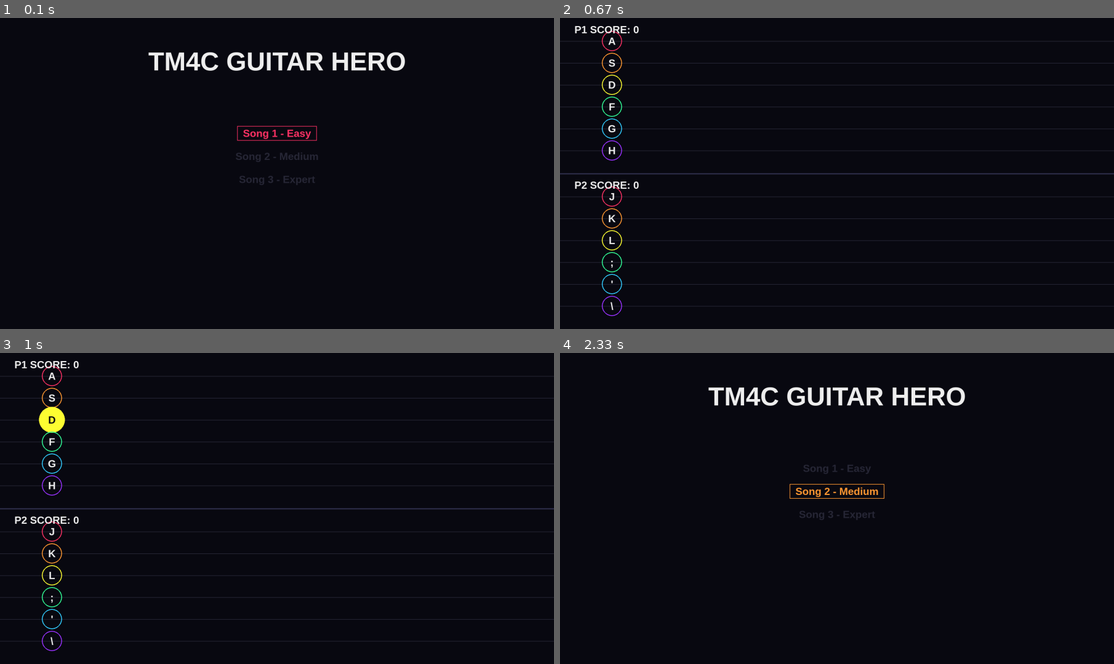
Above: before the commit, frames 1-4 (two rows, left to right).
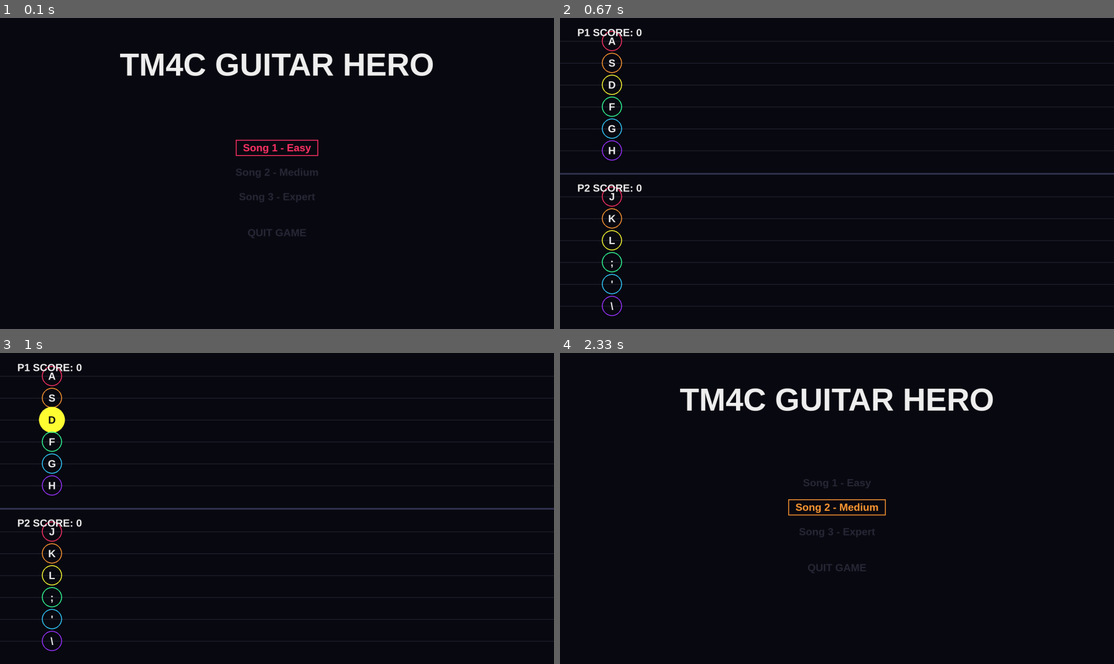
Above: after the commit, the same moments.

Repository: TimillaZ/Guitar_Hero_PYGAME
Game: pygame game, started from GuitarHero.py
Two runs of this game, one before a commit and one after it. Both use one fixed random seed, a clock stepped at 60 frames per second and the inputs below.
Inputs:
- Up to frame 1 (0.1 s): no input
- Up to frame 2 (0.67 s): tap Enter at 0.33 s
- Up to frame 3 (1 s): hold Up from 0.67 s (still down); hold D from 0.67 s (still down)
- Up to frame 4 (2.33 s): release Up at 1.13 s; release D at 1.13 s; tap Esc at 1.17 s; hold Q 1.5-1.97 s; hold Down 1.5-1.97 s; hold Down from 2 s (still down)

The runs differ from the first frame. In frame 1, 3.3% of the frame differs, in the area x 21-79%, y 10-71%; in frame 2, 0.9%; in frame 3, 0.9%; in frame 4, 3.4%.

Commit message:
Base Game Again

Diff:
--- a/GuitarHero.py
+++ b/GuitarHero.py
@@ -45,12 +45,12 @@
         if self.x < -100: self.active = False
 
     def draw(self, surface):
-        pygame.draw.circle(surface, self.color, (int(self.x), int(self.y)), 35, 4) # Outer ring
-        pygame.draw.circle(surface, self.color, (int(self.x), int(self.y)), 28)    # Solid fill
-        pygame.draw.circle(surface, BG_COLOR, (int(self.x), int(self.y)), 12)     # Inner core
+        pygame.draw.circle(surface, self.color, (int(self.x), int(self.y)), 35, 4)
+        pygame.draw.circle(surface, self.color, (int(self.x), int(self.y)), 28)
+        pygame.draw.circle(surface, BG_COLOR, (int(self.x), int(self.y)), 12)
 
 class Player:
-    def __init__(self, name, keys, key_names, y_offset):
+    def __init__(self, name, keys, key_names):
         self.name = name
         self.keys = keys
         self.key_names = key_names
@@ -74,7 +74,6 @@
             pygame.draw.line(self.surface, GRAY, (0, y), (WIDTH, y), 2)
             is_down = any(pressed[k] for k, v in self.keys.items() if v == i)
 
-            # Target nodes
             rad = 45 if is_down else 35
             width = 0 if is_down else 3
             pygame.draw.circle(self.surface, STRING_COLORS[i], (HIT_X, y), rad, width)
@@ -93,12 +92,12 @@
         self.screen = pygame.display.set_mode((WIDTH, HEIGHT), pygame.FULLSCREEN)
         self.clock = pygame.time.Clock()
         self.font_main = pygame.font.SysFont("trebuchetms", 36, bold=True)
-        self.font_title = pygame.font.SysFont("trebuchetms", 90, bold=True)
+        self.font_title = pygame.font.SysFont("trebuchetms", 110, bold=True)
 
         self.state = "MENU"
-        self.selected_song_idx = 0
-        self.p1 = Player("PLAYER 1", P1_KEYS, ["A","S","D","F","G","H"], 0)
-        self.p2 = Player("PLAYER 2", P2_KEYS, ["J","K","L",";","'","\\"], HALF_HEIGHT)
+        self.menu_index = 0  # 0-2 are songs, 3 is Quit
+        self.p1 = Player("PLAYER 1", P1_KEYS, ["A","S","D","F","G","H"])
+        self.p2 = Player("PLAYER 2", P2_KEYS, ["J","K","L",";","'","\\"])
         self.spawn_timer = 0
 
     def run(self):
@@ -126,42 +125,55 @@
         title = self.font_title.render("TM4C GUITAR HERO", True, WHITE)
         self.screen.blit(title, (WIDTH//2 - title.get_width()//2, 100))
 
+        # Render Songs
         for i, song in enumerate(SONGS):
-            color = STRING_COLORS[i % 6] if i == self.selected_song_idx else GRAY
+            is_selected = (i == self.menu_index)
+            color = STRING_COLORS[i % 6] if is_selected else GRAY
             txt = self.font_main.render(f"{song['name']} - {song['desc']}", True, color)
-            rect = txt.get_rect(center=(WIDTH//2, 400 + i * 80))
-            if i == self.selected_song_idx:
-                pygame.draw.rect(self.screen, color, rect.inflate(40, 10), 2)
+            rect = txt.get_rect(center=(WIDTH//2, 450 + i * 85))
+            if is_selected:
+                pygame.draw.rect(self.screen, color, rect.inflate(50, 15), 3)
             self.screen.blit(txt, rect)
+
+        # Render Quit Button
+        is_quit_selected = (self.menu_index == 3)
+        quit_color = (255, 50, 50) if is_quit_selected else GRAY
+        quit_txt = self.font_main.render("QUIT GAME", True, quit_color)
+        quit_rect = quit_txt.get_rect(center=(WIDTH//2, 450 + 3 * 85 + 40))
+        if is_quit_selected:
+            pygame.draw.rect(self.screen, quit_color, quit_rect.inflate(50, 15), 3)
+        self.screen.blit(quit_txt, quit_rect)
 
         for event in events:
             if event.type == pygame.KEYDOWN:
-                if event.key == pygame.K_UP: self.selected_song_idx = (self.selected_song_idx - 1) % len(SONGS)
-                if event.key == pygame.K_DOWN: self.selected_song_idx = (self.selected_song_idx + 1) % len(SONGS)
+                if event.key == pygame.K_UP: self.menu_index = (self.menu_index - 1) % 4
+                if event.key == pygame.K_DOWN: self.menu_index = (self.menu_index + 1) % 4
                 if event.key == pygame.K_RETURN:
-                    self.p1.reset(); self.p2.reset()
-                    self.state = "PLAYING"
+                    if self.menu_index == 3:
+                        self.quit_game()
+                    else:
+                        self.p1.reset(); self.p2.reset()
+                        self.state = "PLAYING"
 
     def pause_screen(self, events):
-        # Draw a semi-transparent overlay
         overlay = pygame.Surface((WIDTH, HEIGHT), pygame.SRCALPHA)
-        overlay.fill((0, 0, 0, 180))
+        overlay.fill((0, 0, 0, 200))
         self.screen.blit(overlay, (0,0))
 
         title = self.font_title.render("PAUSED", True, WHITE)
         resume = self.font_main.render("Press ESC to Resume", True, WHITE)
-        quit_txt = self.font_main.render("Press Q to Quit to Menu", True, STRING_COLORS[0])
+        quit_txt = self.font_main.render("Press Q to Return to Menu", True, STRING_COLORS[0])
 
         self.screen.blit(title, (WIDTH//2 - title.get_width()//2, HEIGHT//3))
         self.screen.blit(resume, (WIDTH//2 - resume.get_width()//2, HEIGHT//2))
         self.screen.blit(quit_txt, (WIDTH//2 - quit_txt.get_width()//2, HEIGHT//2 + 100))
 
         for event in events:
-            if event.type == pygame.KEYDOWN:
-                if event.key == pygame.K_q: self.state = "MENU"
+            if event.type == pygame.KEYDOWN and event.key == pygame.K_q:
+                self.state = "MENU"
 
     def gameplay_loop(self, events):
-        song = SONGS[self.selected_song_idx]
+        song = SONGS[self.menu_index]
         self.spawn_timer += 1
 
         if self.spawn_timer >= song['spawn_rate']:
@@ -171,7 +183,6 @@
             self.spawn_timer = 0
 
         for p in [self.p1, self.p2]:
-            # Hit detection
             for event in events:
                 if event.type == pygame.KEYDOWN and event.key in p.keys:
                     idx = p.keys[event.key]
@@ -186,16 +197,14 @@
             p.notes = [n for n in p.notes if n.active]
             p.draw_lane(self.font_main)
 
-        # Draw to screen
         self.screen.blit(self.p1.surface, (0, 0))
         self.screen.blit(self.p2.surface, (0, HALF_HEIGHT))
-        pygame.draw.line(self.screen, DIVIDER_COLOR, (0, HALF_HEIGHT), (WIDTH, HALF_HEIGHT), 4)
-
-        # UI Positioning (Cramp-free)
+        pygame.draw.line(self.screen, DIVIDER_COLOR, (0, HALF_HEIGHT), (WIDTH, HALF_HEIGHT), 6)
+
         s1 = self.font_main.render(f"P1 SCORE: {self.p1.score}", True, WHITE)
         s2 = self.font_main.render(f"P2 SCORE: {self.p2.score}", True, WHITE)
-        self.screen.blit(s1, (50, 20))
-        self.screen.blit(s2, (50, HALF_HEIGHT + 20))
+        self.screen.blit(s1, (60, 30))
+        self.screen.blit(s2, (60, HALF_HEIGHT + 30))
 
 if __name__ == "__main__":
     TM4CGuitarHero().run()
